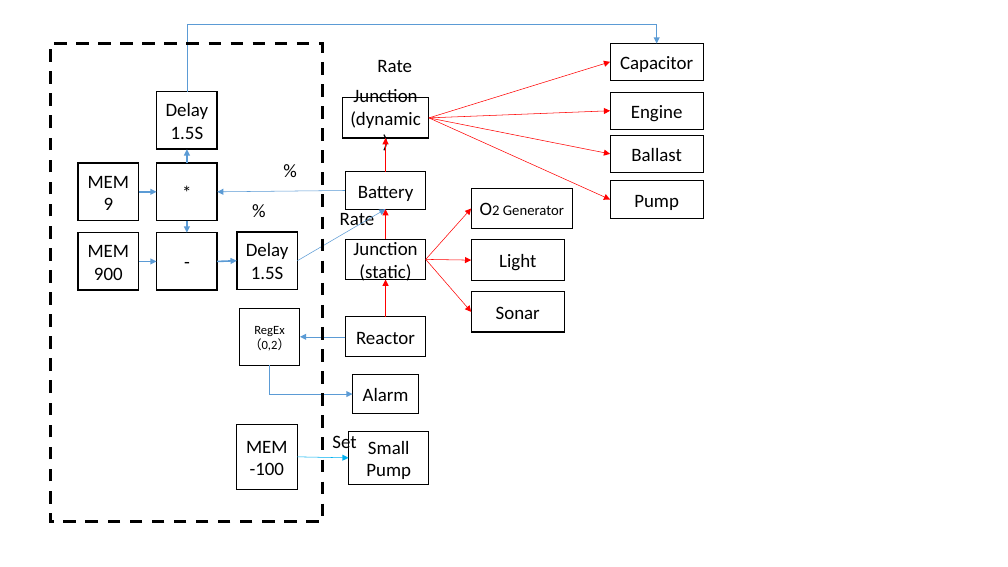
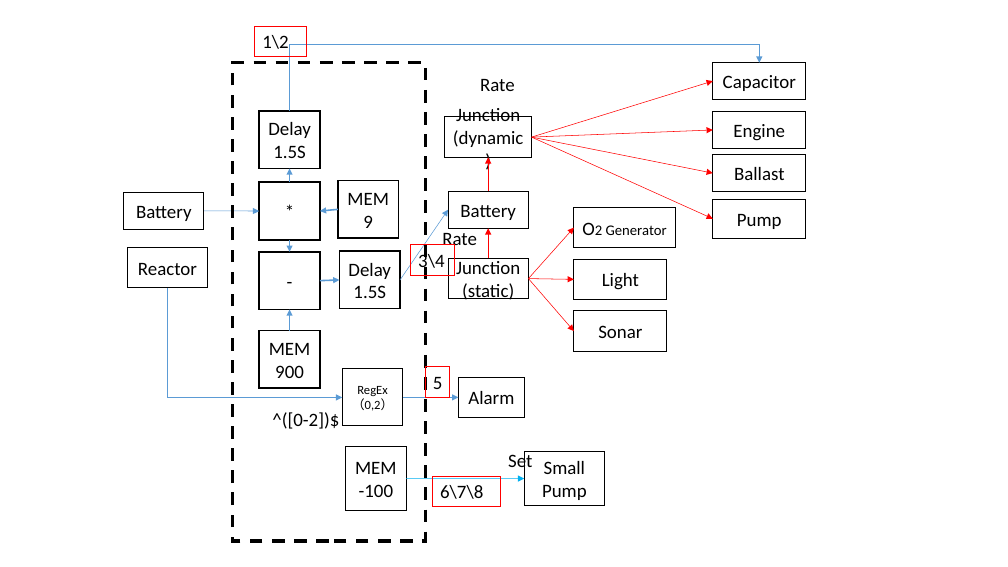
Before and after one commit to panhao4812/GameTools, a slide deck: slide 1 of BaroAngEditor/BaroAngEditor/mods/Lines.pptx. Drawn at 1008x567 pixels with LibreOffice and Linux fonts; fonts in the diff are those of the drawing. Boxes give left, top, right and bottom in pixels: in the first picture for what was removed or moved away, otherwise in the second. Text is boxed around its words. In the diff, an @@ line names an element or a change of style, - is before the commit and + after.

```diff
--- a/BaroAngEditor/BaroAngEditor/mods/Lines.pptx
+++ b/BaroAngEditor/BaroAngEditor/mods/Lines.pptx
@@ rectangle added at (255,26,306,57), outline #FF0000 0.75 pt, 18 pt, text #000000 @@
+1\2
@@ rectangle: place and size @@
-rectangle at (50,44,322,523)
+rectangle at (232,63,425,541)
@@ text removed at (276,154,306,185) @@
-%
@@ 10 arrows, 8 rectangles, 2 texts, 1 elbow arrow: place and size @@
-10 arrows, 8 rectangles, 2 texts, 1 elbow arrow at (187,25,703,332)
+10 arrows, 8 rectangles, 2 texts, 1 elbow arrow at (290,44,806,351)
@@ rectangle added at (124,192,204,229), outline #000000 1 pt, 18 pt, text #000000 @@
+Battery
@@ text removed at (245,194,275,225) @@
-%
@@ arrow moved from (138, 192) - (157, 192) to (338, 209) - (320, 211) @@
@@ rectangle "MEM9": place and size @@
-rectangle "MEM9" at (78,163,138,221)
+rectangle "MEM9" at (338,181,399,238)
@@ arrow moved from (297, 261) - (386, 209) to (400, 280) - (448, 209) @@
@@ arrow moved from (346, 191) - (217, 192) to (204, 211) - (259, 211) @@
@@ 6 rectangles, 2 arrows: place and size @@
-6 rectangles, 2 arrows at (157,91,430,290)
+6 rectangles, 2 arrows at (259,111,532,309)
@@ rectangle "Reactor": place and size @@
-rectangle "Reactor" at (346,317,426,357)
+rectangle "Reactor" at (127,247,207,287)
@@ rectangle added at (411,245,454,275), outline #FF0000 0.75 pt, 18 pt, text #000000 @@
+3\4
@@ elbow arrow moved from (270, 365) - (352, 394) to (168, 288) - (343, 398) @@
@@ arrow removed from (386, 317) to (386, 280) @@
@@ arrow moved from (138, 262) - (157, 262) to (290, 330) - (290, 309) @@
@@ rectangle "MEM900": place and size @@
-rectangle "MEM900" at (78,233,138,290)
+rectangle "MEM900" at (259,330,320,388)
@@ rectangle "RegEx（0,2）": place and size @@
-rectangle "RegEx（0,2）" at (240,309,300,366)
+rectangle "RegEx（0,2）" at (343,369,403,426)
@@ rectangle added at (426,367,450,398), outline #FF0000 0.75 pt, 18 pt, text #000000 @@
+5
@@ rectangle "Alarm": place and size @@
-rectangle "Alarm" at (352,374,418,414)
+rectangle "Alarm" at (458,377,524,417)
@@ text added at (272,412,339,429), 18 pt, text #000000 @@
+^([0-2])$
@@ arrow moved from (346, 337) - (300, 337) to (403, 398) - (458, 398) @@
@@ rectangle "MEM-100": place and size @@
-rectangle "MEM-100" at (237,425,297,489)
+rectangle "MEM-100" at (346,447,406,511)
@@ text "Set": place and size @@
-text "Set" at (332,433,356,454)
+text "Set" at (508,452,532,473)
@@ arrow moved from (297, 457) - (349, 458) to (406, 479) - (524, 479) @@
@@ rectangle added at (433,476,501,507), outline #FF0000 0.75 pt, 18 pt, text #000000 @@
+6\7\8
@@ rectangle "Small": place and size @@
-rectangle "Small" at (349,431,429,485)
+rectangle "Small" at (524,452,604,506)
```
Also in this commit, not shown: 4 other slides changed, 5 slides added, 9 slides removed, 4 other files.
